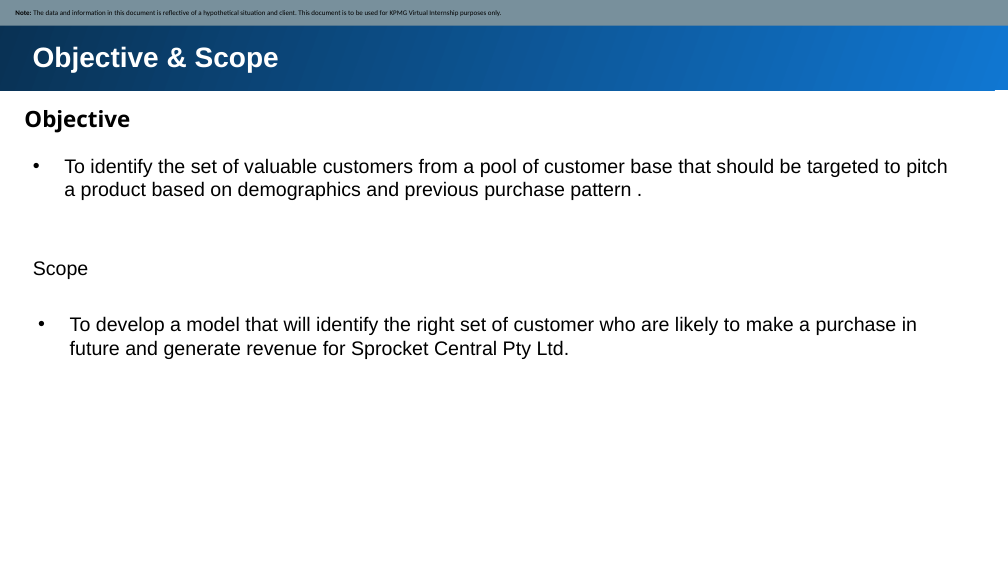
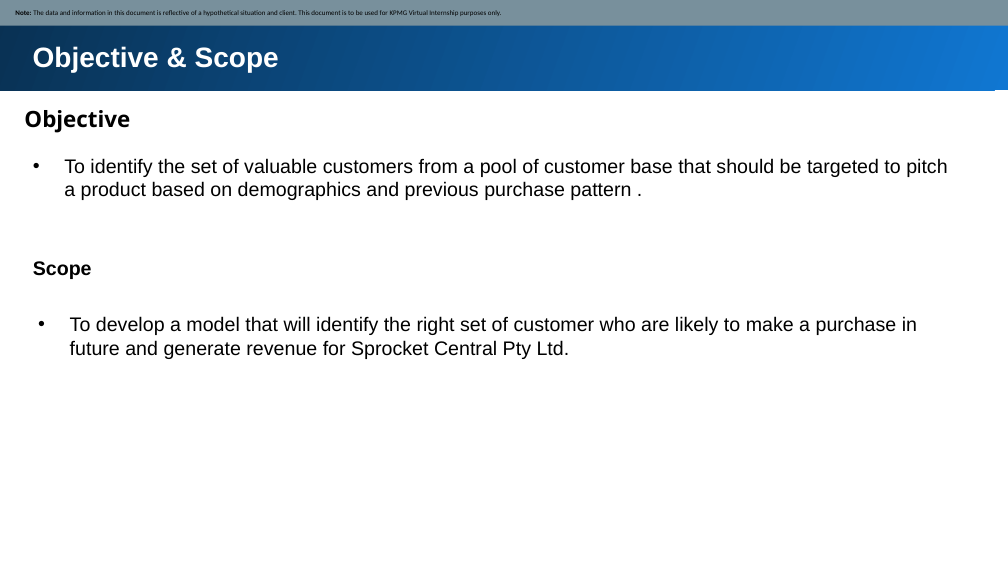
Before and after one commit to sanmoy27/KPMG_VIRTUAL_INTERNSHIP, a slide deck: slide 3 of Module_2_Template_slide.pptx. Drawn at 1008x567 pixels with LibreOffice and Linux fonts; fonts in the diff are those of the drawing. Boxes give left, top, right and bottom in pixels: in the first picture for what was removed or moved away, otherwise in the second. Text is boxed around its words. In the diff, an @@ line names an element or a change of style, - is before the commit and + after.

```diff
--- a/Module_2_Template_slide.pptx
+++ b/Module_2_Template_slide.pptx
@@ text "Scope" at (x1=33, y1=261, x2=92, y2=279): bold on @@
```
Also in this commit, not shown: 4 other slides changed, 2 slides added.
